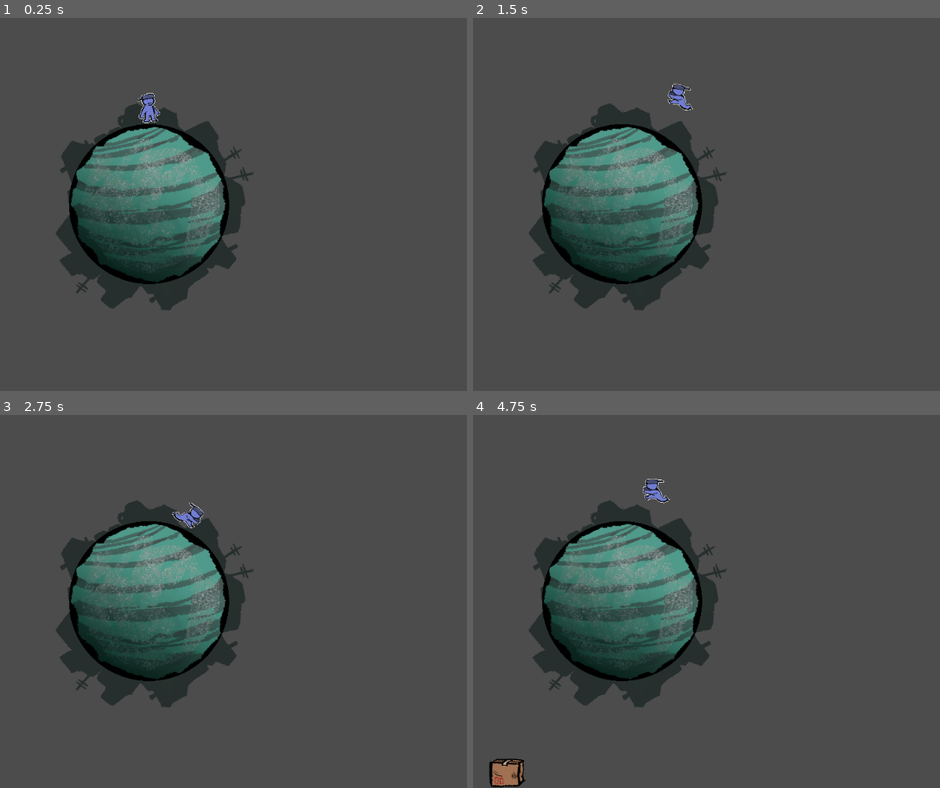
Above: before the commit, frames 1-4 (two rows, left to right).
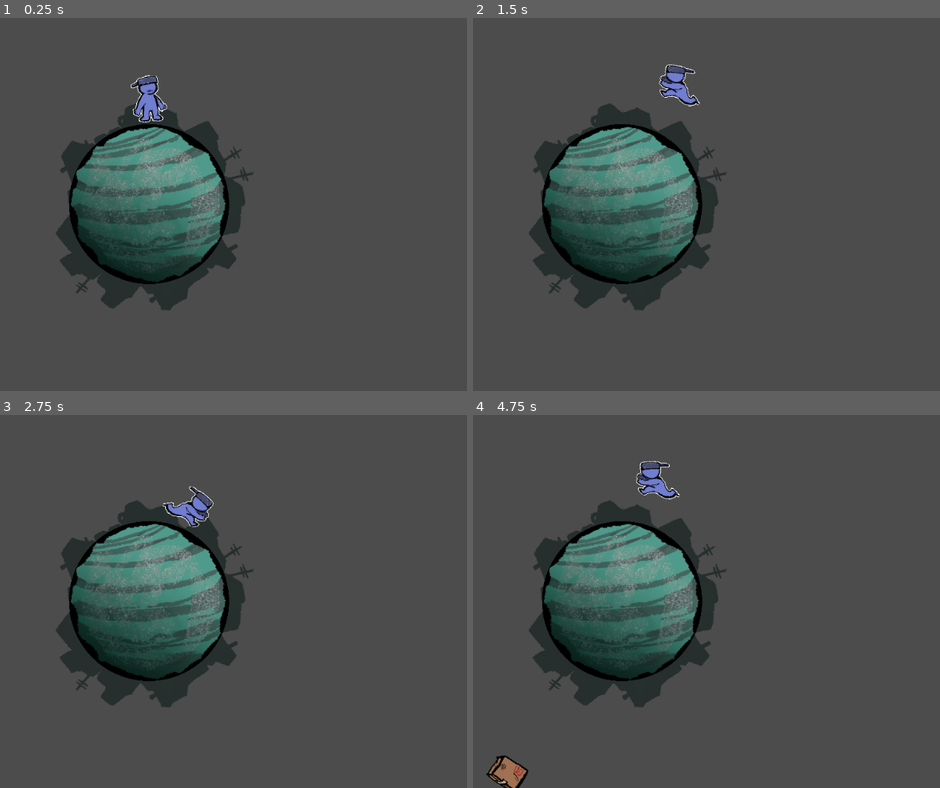
Above: after the commit, the same moments.

Repository: DanGrenade/TinyWorldJam
Game: Godot game, scene res://Scenes/GameTest.tscn
The game is run twice, just before and just after one commit, with the same random seed, the same clock (stepped at 60 frames per second) and the same inputs. The project has no main scene, so this scene is started directly.
Inputs:
- Up to frame 1 (0.25 s): no input
- Up to frame 2 (1.5 s): hold D (move_right) 0.53-1.28 s; tap E (box_grab, bound only after the commit) at 0.6, 1.35 s; tap Space (jump) at 0.77 s; hold Left (move_left) from 1.28 s (still down)
- Up to frame 3 (2.75 s): tap Space (jump) at 1.52 s; release Left (move_left) at 2.03 s; hold D (move_right) from 2.03 s (still down); tap E (box_grab, bound only after the commit) at 2.1 s
- Up to frame 4 (4.75 s): tap E (box_grab, bound only after the commit) at 2.85, 3.6, 4.35 s; tap Space (jump) at 3.02, 3.77, 4.52 s; release D (move_right) at 3.53 s; hold Left (move_left) from 3.53 s (still down)

The runs differ from the first frame. In frame 1, 0.6% of the frame differs, in the area x 27-36%, y 15-29%; in frame 2, 0.6%; in frame 3, 0.5%; in frame 4, 1.0%, in the area x 2-45%, y 12-100%.

Commit message:
Issue 007 - Pick up and move trash

Diff:
--- a/Scenes/PlayerCharacter.tscn
+++ b/Scenes/PlayerCharacter.tscn
@@ -1,8 +1,9 @@
-[gd_scene load_steps=7 format=2]
+[gd_scene load_steps=11 format=2]
 
 [ext_resource path="res://Art/Player/player_placeholder2.png" type="Texture" id=1]
 [ext_resource path="res://Scripts/PlayerCharacter.gd" type="Script" id=2]
 [ext_resource path="res://Art/Player/player_placeholder1.png" type="Texture" id=3]
+[ext_resource path="res://Scripts/BoxPlaceAreas.gd" type="Script" id=4]
 
 [sub_resource type="Animation" id=2]
 resource_name = "Run"
@@ -35,10 +36,19 @@
 }
 
 [sub_resource type="RectangleShape2D" id=1]
-extents = Vector2( 216.667, 54 )
+extents = Vector2( 110.305, 154.582 )
+
+[sub_resource type="RectangleShape2D" id=4]
+extents = Vector2( 189.547, 244.19 )
+
+[sub_resource type="RectangleShape2D" id=5]
+extents = Vector2( 195.573, 157.697 )
+
+[sub_resource type="RectangleShape2D" id=6]
+extents = Vector2( 197.354, 173.733 )
 
 [node name="PlayerCharacter" type="KinematicBody2D"]
-scale = Vector2( 0.36, 0.36 )
+position = Vector2( -8, 40 )
 collision_layer = 8
 collision_mask = 7
 script = ExtResource( 2 )
@@ -47,7 +57,6 @@
 }
 
 [node name="Sprite" type="Sprite" parent="."]
-scale = Vector2( 1.7461, 1.7461 )
 texture = ExtResource( 1 )
 flip_h = true
 
@@ -57,12 +66,48 @@
 anims/Stationary = SubResource( 3 )
 
 [node name="CollisionShape2D" type="CollisionShape2D" parent="."]
-scale = Vector2( 0.888889, 4.66667 )
 shape = SubResource( 1 )
 
 [node name="RayCast2D_Left" type="RayCast2D" parent="."]
-position = Vector2( -150, 0 )
+position = Vector2( -90, 0 )
 enabled = true
-cast_to = Vector2( 0, 300 )
+cast_to = Vector2( 0, 175 )
 
 [node name="RayCast2D_Right" type="RayCast2D" parent="."]
+position = Vector2( 90, 0 )
+enabled = true
+cast_to = Vector2( 0, 175 )
+
+[node name="Area2D" type="Area2D" parent="."]
+position = Vector2( 357.128, -17.6457 )
+input_pickable = false
+monitorable = false
+collision_layer = 0
+collision_mask = 2
+
+[node name="CollisionShape2D" type="CollisionShape2D" parent="Area2D"]
+position = Vector2( 0, 16.724 )
+shape = SubResource( 4 )
+
+[node name="BoxPlaceAreas" type="Node2D" parent="."]
+visible = false
+position = Vector2( 352.796, 3.5636 )
+script = ExtResource( 4 )
+
+[node name="UpperArea" type="Area2D" parent="BoxPlaceAreas"]
+position = Vector2( -1.7818, -203.125 )
+collision_layer = 0
+collision_mask = 2
+
+[node name="CollisionShape2D" type="CollisionShape2D" parent="BoxPlaceAreas/UpperArea"]
+position = Vector2( -7.1272, -39.1995 )
+shape = SubResource( 5 )
+
+[node name="LowerArea" type="Area2D" parent="BoxPlaceAreas"]
+position = Vector2( -14.2545, 94.4352 )
+collision_layer = 0
+collision_mask = 2
+
+[node name="CollisionShape2D" type="CollisionShape2D" parent="BoxPlaceAreas/LowerArea"]
+position = Vector2( 1.78174, 1.7818 )
+shape = SubResource( 6 )
--- a/Scripts/BasicTrash.gd
+++ b/Scripts/BasicTrash.gd
@@ -1,6 +1,9 @@
 extends KinematicBody2D
 
 var gravity_node
+var original_parent
+
+export var grab_position = Vector2(120, -80)
 
 export var max_distance = 5000
 
@@ -15,8 +18,9 @@
 	gravity_node = target
 
 	velocity = (gravity_node.global_position - global_position).normalized() * fall_speed
-	global_rotation = (position - gravity_node.position).angle() + (PI/2)
+	global_rotation = (position - gravity_node.global_position).angle() + (PI/2)
 
+	original_parent = get_parent()
 	pass
 
 func _physics_process(delta):
@@ -52,10 +56,37 @@
 	pass
 
 func check_hit(collision_object, delta):
+	setup_stationary()
+	pass
+
+func setup_stationary():
 	current_state = state_stationary
 	global_rotation = (position - gravity_node.position).angle() + (PI/2)
-	move_and_collide(velocity * delta)
+	move_and_collide(velocity)
 	$RayCast2D_Left.enabled = false
 	$RayCast2D_Right.enabled = false
-	collision_layer = 1
+	collision_layer = 2
 	pass
+
+func place(new_position):
+	$CollisionShape2D.disabled = false
+	get_parent().remove_child(self)
+	original_parent.add_child(self)
+
+	position = new_position
+
+	velocity = (gravity_node.global_position - global_position).normalized() * fall_speed
+
+	setup_stationary()
+	pass
+
+func grab(player):
+	$CollisionShape2D.disabled = true
+
+	get_parent().remove_child(self)
+	player.add_child(self)
+
+	position = grab_position
+	rotation = 0
+
+	pass
--- /dev/null
+++ b/Scripts/BoxPlaceAreas.gd
@@ -0,0 +1,9 @@
+extends Node2D
+
+
+func Find_Place_Position():
+	if $LowerArea.get_overlapping_bodies().size() == 0:
+		return $LowerArea.global_position
+	elif $UpperArea.get_overlapping_bodies().size() == 0:
+		return $UpperArea.global_position
+	pass
--- a/Scripts/GarbageSpawner.gd
+++ b/Scripts/GarbageSpawner.gd
@@ -12,9 +12,9 @@
 
 func spawn_trash():
 	var trash = preload("res://Scenes/BasicTrash.tscn").instance()
+	get_parent().add_child(trash)
 	trash.spawn(gravity_node, Vector2.UP.rotated(rand_range(0, 2 * PI)) * start_distance)
 
-	add_child(trash)
 
 	pass
 
--- a/Scripts/PlanetCollider.gd
+++ b/Scripts/PlanetCollider.gd
@@ -2,5 +2,5 @@
 
 
 func garbage_hit():
-	print("Hit")
+
 	pass
--- a/Scripts/PlayerCharacter.gd
+++ b/Scripts/PlayerCharacter.gd
@@ -3,6 +3,9 @@
 signal player_hit
 export var max_health = 3
 var current_health
+
+var holding_trash = false
+var held_trash
 
 var velocity = Vector2()
 var gravity_based_velocity = Vector2()
@@ -28,7 +31,6 @@
 	current_health = max_health
 	pass
 
-# Called every frame. 'delta' is the elapsed time since the previous frame.
 func _process(delta):
 	global_rotation = (position - gravity_body.position).angle() + (PI/2)
 
@@ -67,12 +69,56 @@
 		velocity.x = move_toward(velocity.x, 0, x_deccel_speed)
 		pass
 
+	if Input.is_action_just_pressed("box_grab"):
+		if !holding_trash:
+
+			var overlapping_bodies = $Area2D.get_overlapping_bodies()
+			var lowest_distance = 99999999999
+			var box_to_grab
+
+			for body in overlapping_bodies:
+				var dist = global_position.distance_to(body.position)
+				if dist < lowest_distance:
+					lowest_distance = dist
+					box_to_grab = body
+				pass
+			pass
+			if box_to_grab != null && box_to_grab.has_method("grab"):
+				box_to_grab.grab(self)
+				holding_trash = true
+				held_trash = box_to_grab
+				if $Sprite.flip_h == false:
+					held_trash.position.x *= -1
+				pass
+			pass
+		else:
+			var garbage_placement = $BoxPlaceAreas.Find_Place_Position()
+			if garbage_placement != null:
+				held_trash.place(garbage_placement)
+
+				held_trash = null
+				holding_trash = false
+
+				pass
+			pass
+
 	#Flip sprite based on movement direction
 	if velocity.x > 0.05:
-		$Sprite.flip_h = false
+		if $Sprite.flip_h == true:
+			$Sprite.flip_h = false
+			$Area2D.position *= -1
+			$BoxPlaceAreas.position *= -1
+			if held_trash != null:
+				held_trash.position.x *= -1
+			pass
 		pass
 	elif velocity.x < -0.05:
-		$Sprite.flip_h = true
+		if $Sprite.flip_h != true:
+			$Sprite.flip_h = true
+			$Area2D.position *= -1
+			$BoxPlaceAreas.position *= -1
+			if held_trash != null:
+				held_trash.position.x *= -1
 		pass
 
 	#Change animation based on state
--- a/project.godot
+++ b/project.godot
@@ -43,6 +43,14 @@
 , Object(InputEventJoypadButton,"resource_local_to_scene":false,"resource_name":"","device":0,"button_index":15,"pressure":0.0,"pressed":false,"script":null)
  ]
 }
+box_grab={
+"deadzone": 0.5,
+"events": [ Object(InputEventKey,"resource_local_to_scene":false,"resource_name":"","device":0,"alt":false,"shift":false,"control":false,"meta":false,"command":false,"pressed":false,"scancode":69,"unicode":0,"echo":false,"script":null)
+, Object(InputEventKey,"resource_local_to_scene":false,"resource_name":"","device":0,"alt":false,"shift":false,"control":false,"meta":false,"command":false,"pressed":false,"scancode":90,"unicode":0,"echo":false,"script":null)
+, Object(InputEventJoypadButton,"resource_local_to_scene":false,"resource_name":"","device":0,"button_index":5,"pressure":0.0,"pressed":false,"script":null)
+, Object(InputEventJoypadButton,"resource_local_to_scene":false,"resource_name":"","device":0,"button_index":2,"pressure":0.0,"pressed":false,"script":null)
+ ]
+}
 
 [layer_names]
 
